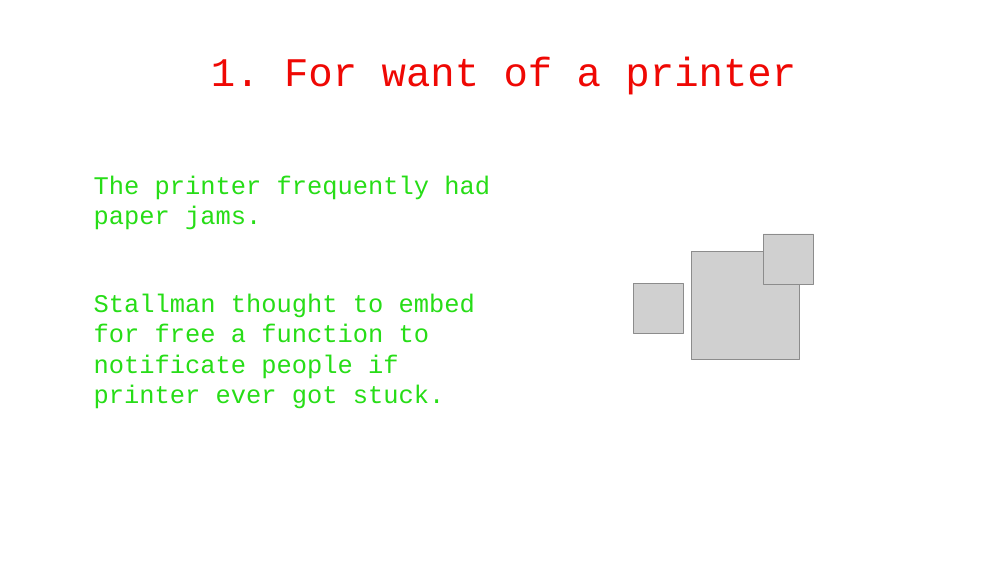
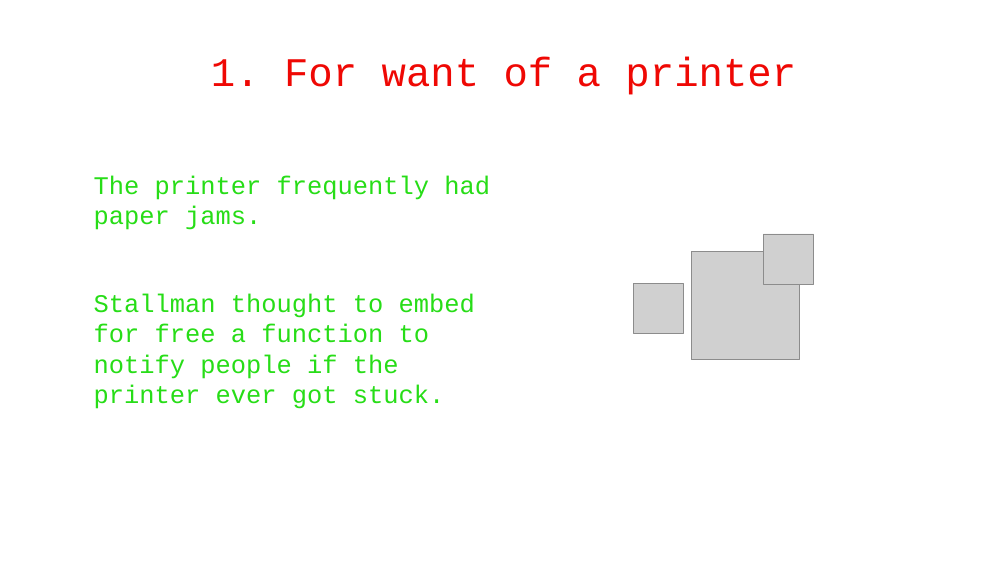
Before and after one commit to WAPEETY/open-source-presentation, a slide deck: slide 5 of open_source.odp. Drawn at 1008x567 pixels with LibreOffice and Linux fonts; fonts in the diff are those of the drawing; grey boxes stand for pictures; background and template pictures are left out. Boxes give left, top, right and bottom in pixels: in the first picture for what was removed or moved away, otherwise in the second. Text is boxed around its words. In the diff, an @@ line names an element or a change of style, - is before the commit and + after.

```diff
--- a/open_source.odp
+++ b/open_source.odp
@@ text at (94,293,475,409): text changed @@
-Stallman thought to embed for free a function to notificate people if printer ever got stuck.
+Stallman thought to embed for free a function to notify people if the printer ever got stuck.
```
Also in this commit, not shown: 8 other slides changed.
